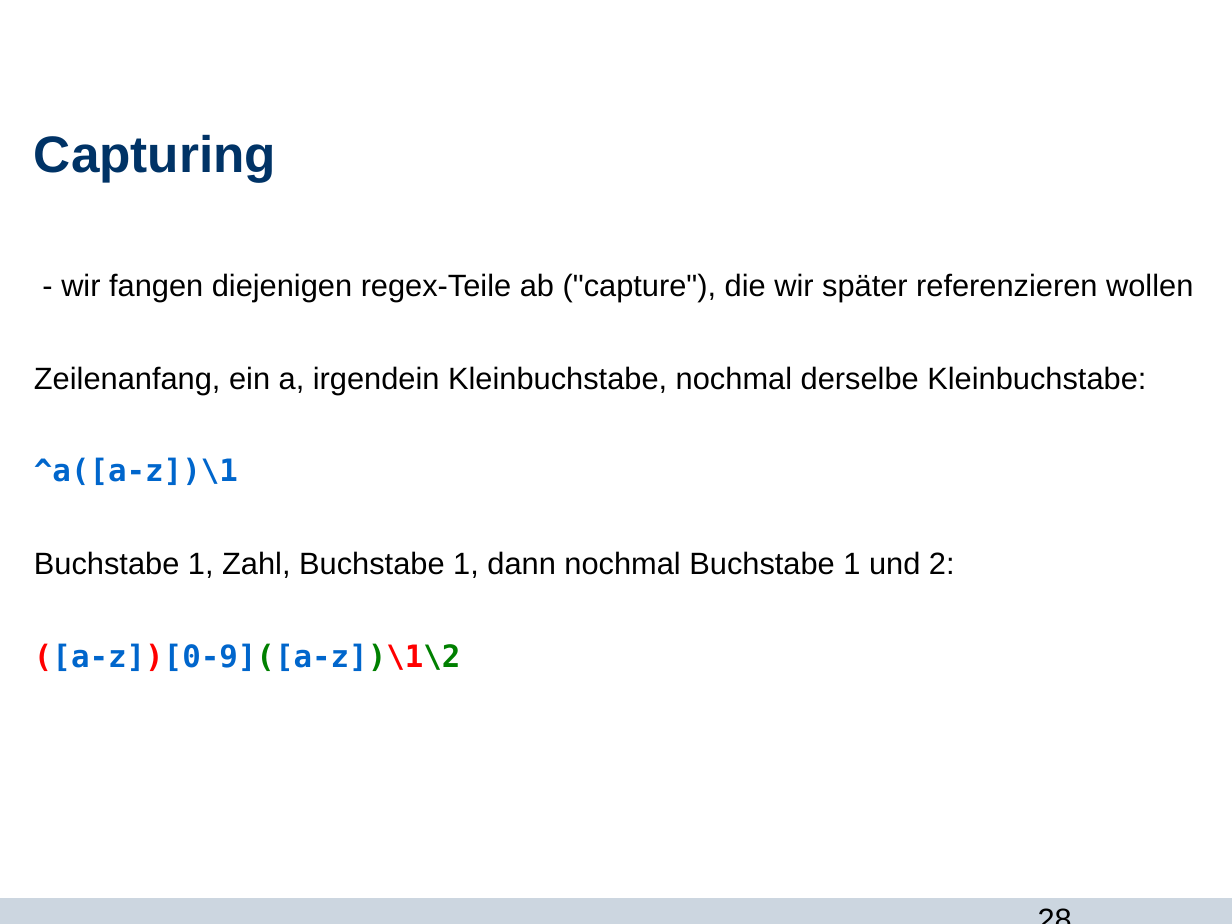
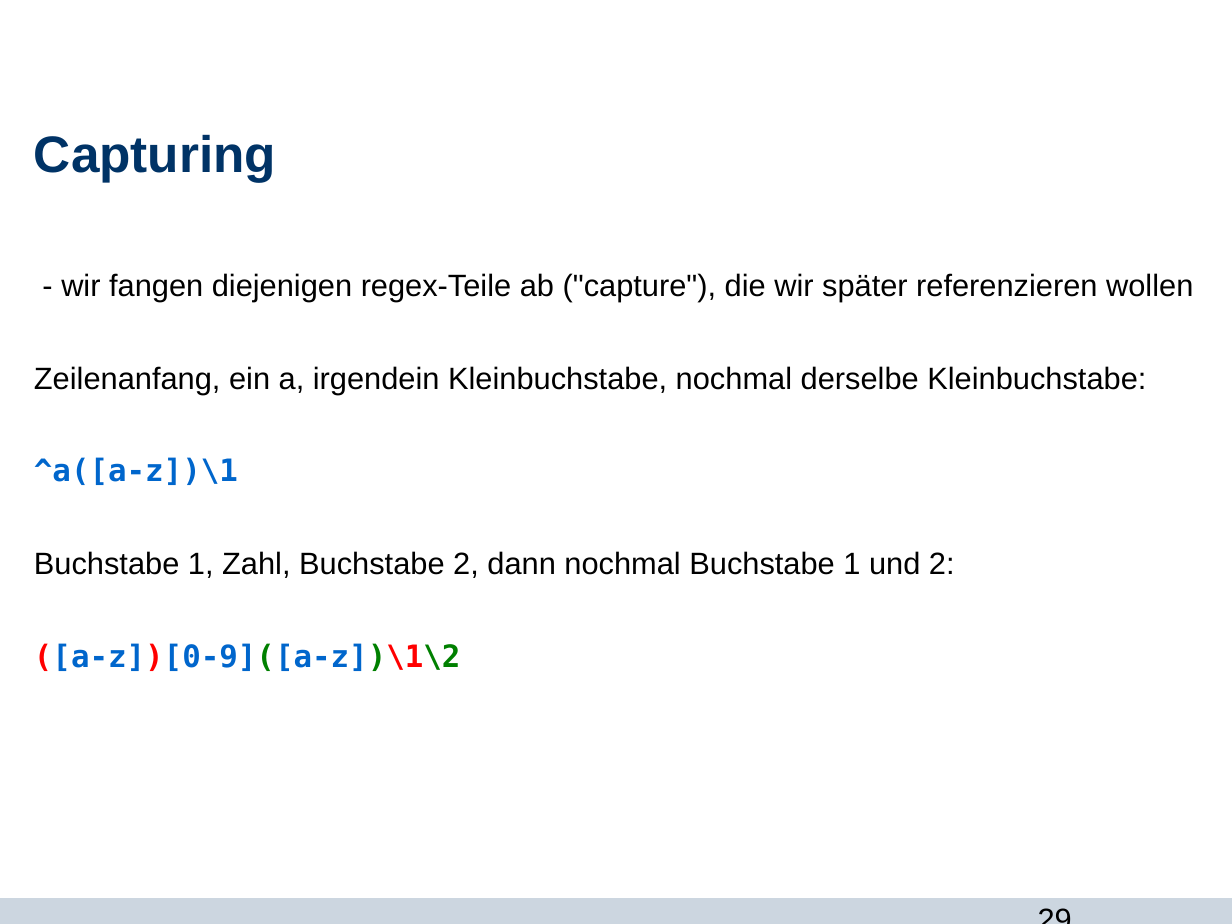
Before and after one commit to Jane333/git, a slide deck: slide 29 of bash_und_du.odp (slide 28 before the commit). Drawn at 1232x924 pixels with LibreOffice and Linux fonts; fonts in the diff are those of the drawing; background and template pictures are left out. Boxes give left, top, right and bottom in pixels: in the first picture for what was removed or moved away, otherwise in the second. Text is boxed around its words. In the diff, an @@ line names an element or a change of style, - is before the commit and + after.

```diff
--- a/bash_und_du.odp
+++ b/bash_und_du.odp
@@ text at (34, 551, 955, 578): text changed @@
-Buchstabe 1, Zahl, Buchstabe 1, dann nochmal Buchstabe 1 und 2:
+Buchstabe 1, Zahl, Buchstabe 2, dann nochmal Buchstabe 1 und 2:
@@ page number at (1025, 893, 1190, 924): text changed @@
-28
+29
```
Also in this commit, not shown: 5 other slides changed, 1 slide added.
